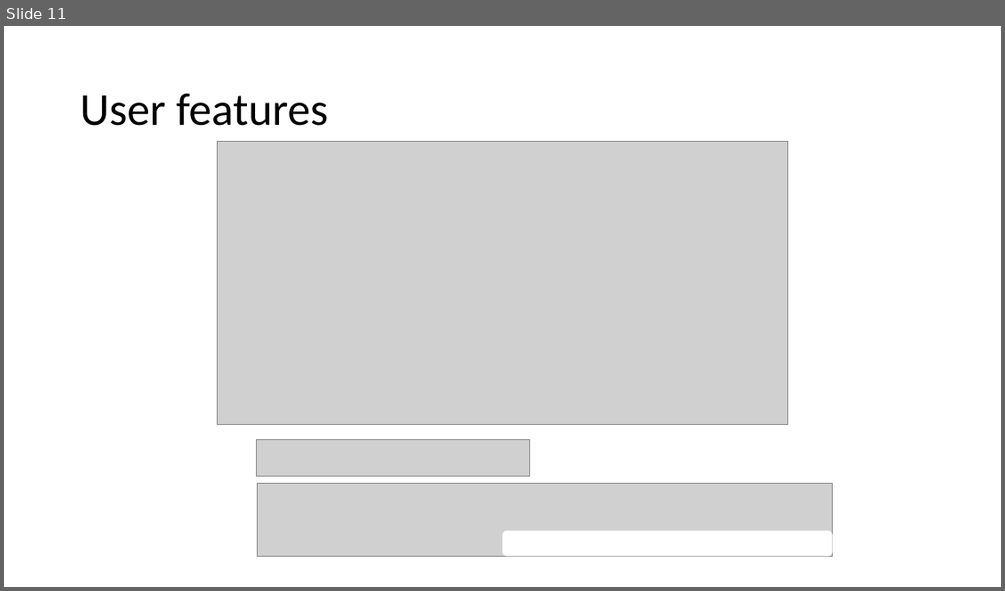
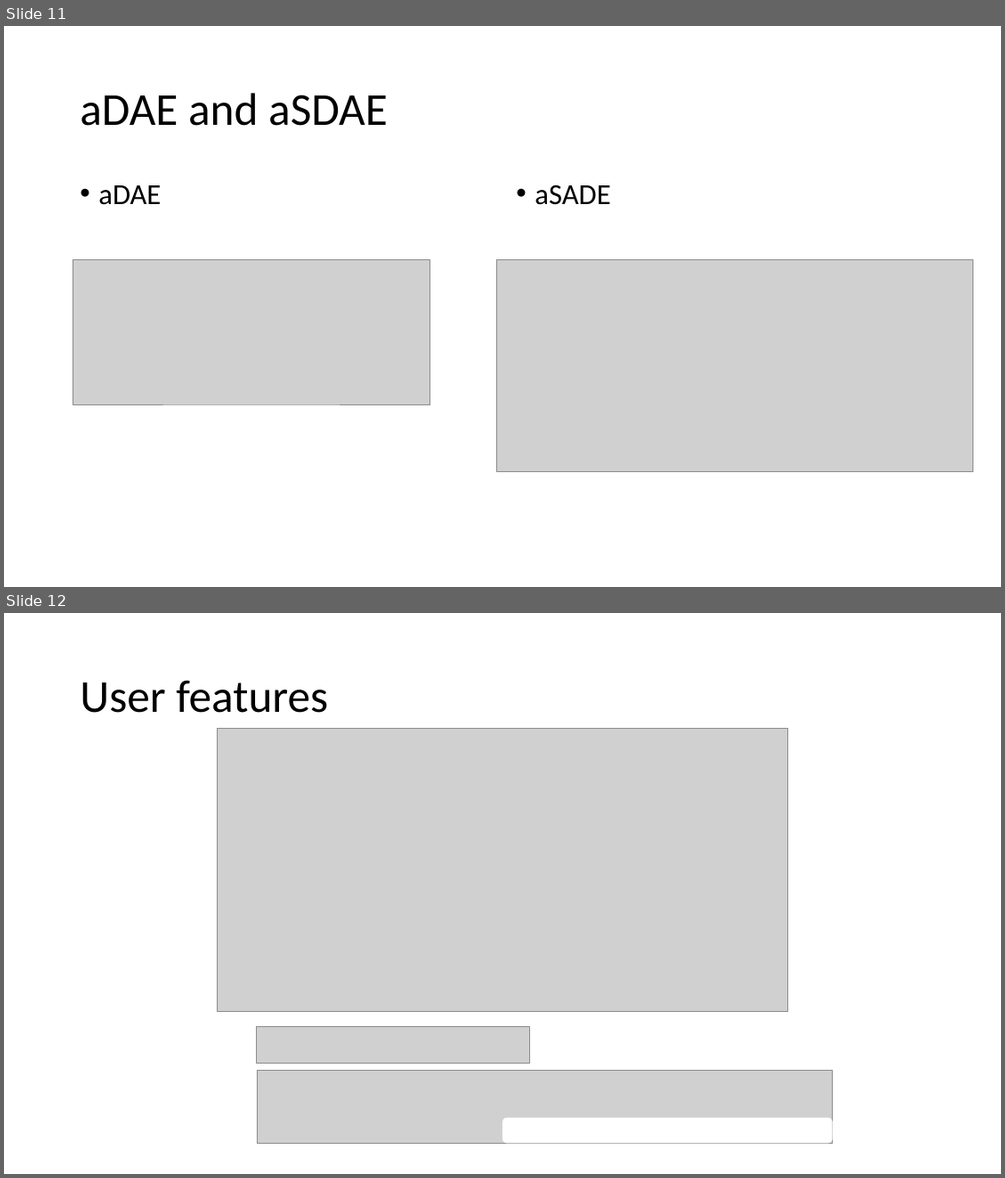
Before and after one commit to N4A/papers, a slide deck: RS/VBPR.pptx. Shown one above the other, each under a label of ours: slide 11 before the commit, slides 11 and 12 after it. The pictures are 1005x591 and 1005x1178 pixels, drawn with LibreOffice and Linux fonts; fonts in the diff are those of the drawing; grey boxes stand for pictures. Boxes give left, top, right and bottom in pixels: in the first picture for what was removed or moved away, otherwise in the second. Text is boxed around its words. In the diff, an @@ line names an element or a change of style, - is before the commit and + after.

```diff
--- a/RS/VBPR.pptx
+++ b/RS/VBPR.pptx
@@ slide 11 added at (x1=4, y1=26, x2=1001, y2=587), background #FFFFFF @@
@@ title added at (x1=80, y1=93, x2=388, y2=126), 44 pt, text #000000 @@
+aDAE and aSDAE
@@ text added at (x1=98, y1=185, x2=161, y2=205), 28 pt, text #000000 @@
+• aDAE
@@ text added at (x1=534, y1=184, x2=610, y2=205), 28 pt, text #000000 @@
+• aSADE
@@ picture added at (x1=73, y1=259, x2=430, y2=404) @@
@@ picture added at (x1=496, y1=259, x2=973, y2=471) @@
@@ what was slide 11 is now slide 12 @@
```
Also in this commit, not shown: 2 slides changed, 3 other slides added, 1 slide removed, 10 other files.
